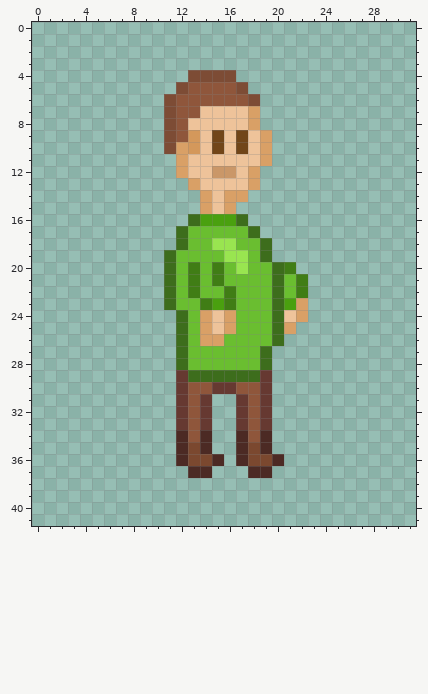
Pixel-art sprite, stored at Cherry/Assets/Textures/Characters/Player/player-idle/player-idle.png. Above is the file before it was changed.
The file is 32x42 pixels. Colours within 5 levels of each other are drawn and written as one.
After the commit:
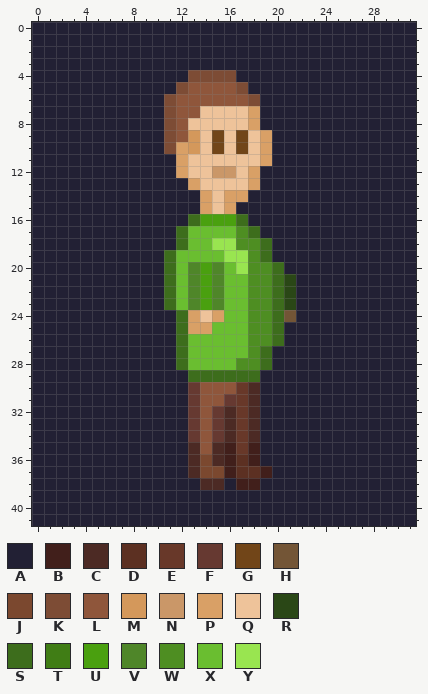
Palette (. is transparent): A #222034  B #411f1b  C #4c2a24  D #5c3022  E #683829  F #663931  G #714518  H #735536  J #7b482f  K #7d4c35  L #8f563b  M #d4985b  N #ca9768  P #d9a066  Q #eec39a  R #2a4716  S #3d6d1c  T #407d15  U #4aa00f  V #4f8629  W #4e8e22  X #6abe30  Y #99e550
The author wrote: Edited player texture It has more depth now
Change:
@@ x 0..31 @@
- 0 ................................
- 1 ................................
- 2 ................................
- 3 ................................
- 4 .............KKKK...............
- 5 ............KLLLLK..............
- 6 ...........KLLLLLLK.............
- 7 ...........KLLQQQQP.............
- 8 ...........KLQQQQQP.............
- 9 ...........KLMQGQGQP............
-10 ...........KPMQGQGQP............
-11 ............PQQQQQQP............
-12 ............PQQNNQP.............
-13 .............PQQQQP.............
-14 ..............PQPP..............
-15 ..............PQP...............
-16 .............SUUUS..............
-17 ............SXXXXXS.............
-18 ............SXXYYXXS............
-19 ...........SXXXXYYXS............
-20 ...........SXTXTXYXXST..........
-21 ...........SXTXTXXXXSXT.........
-22 ...........SXTXXTXXXSXT.........
-23 ...........SXXTUTXXXSUP.........
-24 ............SXPQPXXXSQP.........
-25 ............SXPQPXXXSP..........
-26 ............SXPPXXXXS...........
-27 ............SXXXXXXS............
-28 ............SXXXXXXS............
-29 ............FSSSSSSF............
-30 ............FLLFFLLF............
-31 ............FLF..FLF............
-32 ............FLF..FLF............
-33 ............FLF..FLF............
-34 ............CLC..CLC............
-35 ............CJC..CJC............
-36 ............CJJC.CJJC...........
-37 .............CC...CC............
-38 ................................
-39 ................................
-40 ................................
-41 ................................
+ 0 AAAAAAAAAAAAAAAAAAAAAAAAAAAAAAAA
+ 1 AAAAAAAAAAAAAAAAAAAAAAAAAAAAAAAA
+ 2 AAAAAAAAAAAAAAAAAAAAAAAAAAAAAAAA
+ 3 AAAAAAAAAAAAAAAAAAAAAAAAAAAAAAAA
+ 4 AAAAAAAAAAAAAKKKKAAAAAAAAAAAAAAA
+ 5 AAAAAAAAAAAAKLLLLKAAAAAAAAAAAAAA
+ 6 AAAAAAAAAAAKLLLLLLKAAAAAAAAAAAAA
+ 7 AAAAAAAAAAAKLLQQQQPAAAAAAAAAAAAA
+ 8 AAAAAAAAAAAKLQQQQQPAAAAAAAAAAAAA
+ 9 AAAAAAAAAAAKLMQGQGQPAAAAAAAAAAAA
+10 AAAAAAAAAAAKPMQGQGQPAAAAAAAAAAAA
+11 AAAAAAAAAAAAPQQQQQQPAAAAAAAAAAAA
+12 AAAAAAAAAAAAPQQNNQPAAAAAAAAAAAAA
+13 AAAAAAAAAAAAAPQQQQPAAAAAAAAAAAAA
+14 AAAAAAAAAAAAAAPQPPAAAAAAAAAAAAAA
+15 AAAAAAAAAAAAAAPQPAAAAAAAAAAAAAAA
+16 AAAAAAAAAAAAASUUUSAAAAAAAAAAAAAA
+17 AAAAAAAAAAAASXXXXWSAAAAAAAAAAAAA
+18 AAAAAAAAAAAASXXYYWWSAAAAAAAAAAAA
+19 AAAAAAAAAAASXXXXYYWSAAAAAAAAAAAA
+20 AAAAAAAAAAASXVUVXYWWSAAAAAAAAAAA
+21 AAAAAAAAAAASXVUVXXWWSRAAAAAAAAAA
+22 AAAAAAAAAAASXVUVXXWWSRAAAAAAAAAA
+23 AAAAAAAAAAASXVUVXXWWSRAAAAAAAAAA
+24 AAAAAAAAAAAASPQPXXWWSHAAAAAAAAAA
+25 AAAAAAAAAAAASPPXXXWWSAAAAAAAAAAA
+26 AAAAAAAAAAAASXXXXXWWSAAAAAAAAAAA
+27 AAAAAAAAAAAASXXXXXWSAAAAAAAAAAAA
+28 AAAAAAAAAAAASXXXXWWSAAAAAAAAAAAA
+29 AAAAAAAAAAAAASSSSSSAAAAAAAAAAAAA
+30 AAAAAAAAAAAAAFLLLECAAAAAAAAAAAAA
+31 AAAAAAAAAAAAAFLLFECAAAAAAAAAAAAA
+32 AAAAAAAAAAAAAFLFCECAAAAAAAAAAAAA
+33 AAAAAAAAAAAAAFLFCECAAAAAAAAAAAAA
+34 AAAAAAAAAAAAAFLFCECAAAAAAAAAAAAA
+35 AAAAAAAAAAAAACLCBEBAAAAAAAAAAAAA
+36 AAAAAAAAAAAAACJCBDBAAAAAAAAAAAAA
+37 AAAAAAAAAAAAACJJBDDBAAAAAAAAAAAA
+38 AAAAAAAAAAAAAACCABBAAAAAAAAAAAAA
+39 AAAAAAAAAAAAAAAAAAAAAAAAAAAAAAAA
+40 AAAAAAAAAAAAAAAAAAAAAAAAAAAAAAAA
+41 AAAAAAAAAAAAAAAAAAAAAAAAAAAAAAAA
Pixel boxes of the changes (left, top, right, bottom) in both pictures:
changed: (32, 22, 416, 526)
